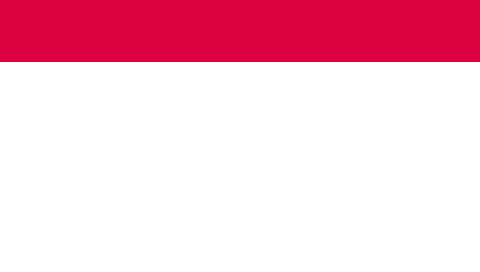
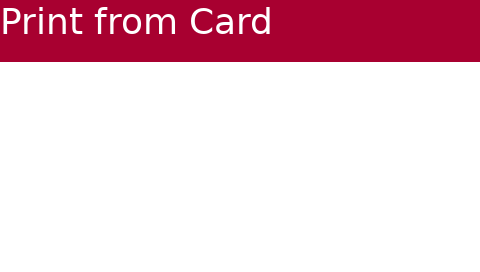
Before/after of a (480, 272) layered artwork. What changed in the layer stack:
added group "109-caption-title-sd-print" with 2 layers above "110-caption-title-rate-sd-current-print" over [0, 0, 270, 43]
added layer "Print from Card" in group "109-caption-title-sd-print" over [3, 7, 270, 34]
added layer "sample header copy #13" in group "109-caption-title-sd-print" over [0, 0, 156, 43]
renamed "header #1" to "caption-header-bar", moved it out of group "105-caption-header-bar" over [0, 0, 480, 62]
removed group "106-caption-header-bar-selected" (1 layers) over [0, 0, 480, 62]
renamed "header" to "caption-header-bar-selected", moved it out of group "106-caption-header-bar-selected" over [0, 0, 480, 62]
